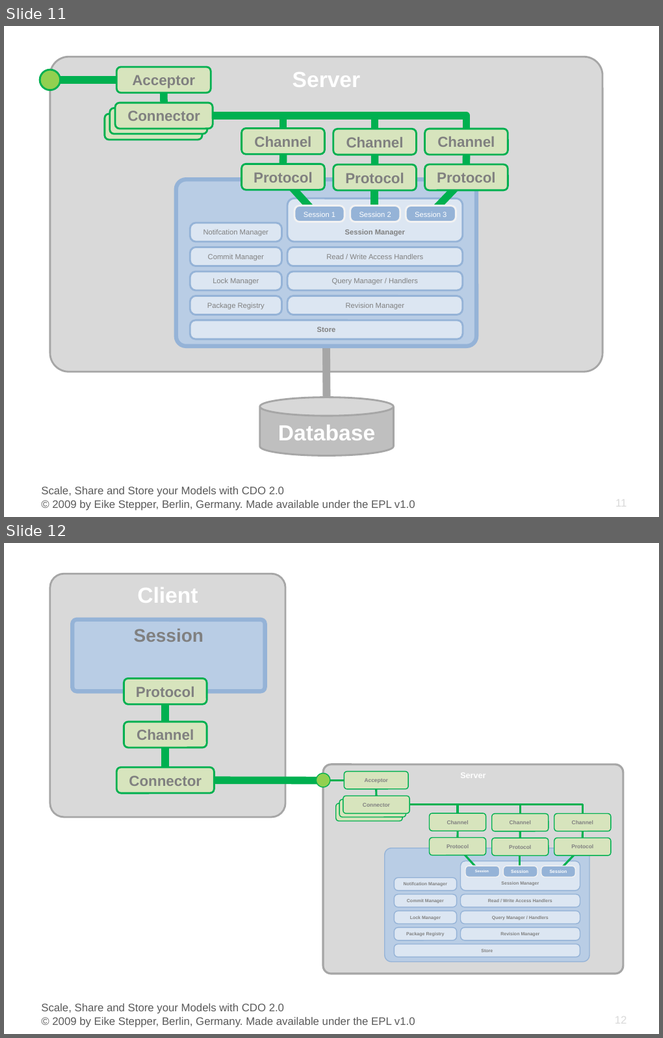
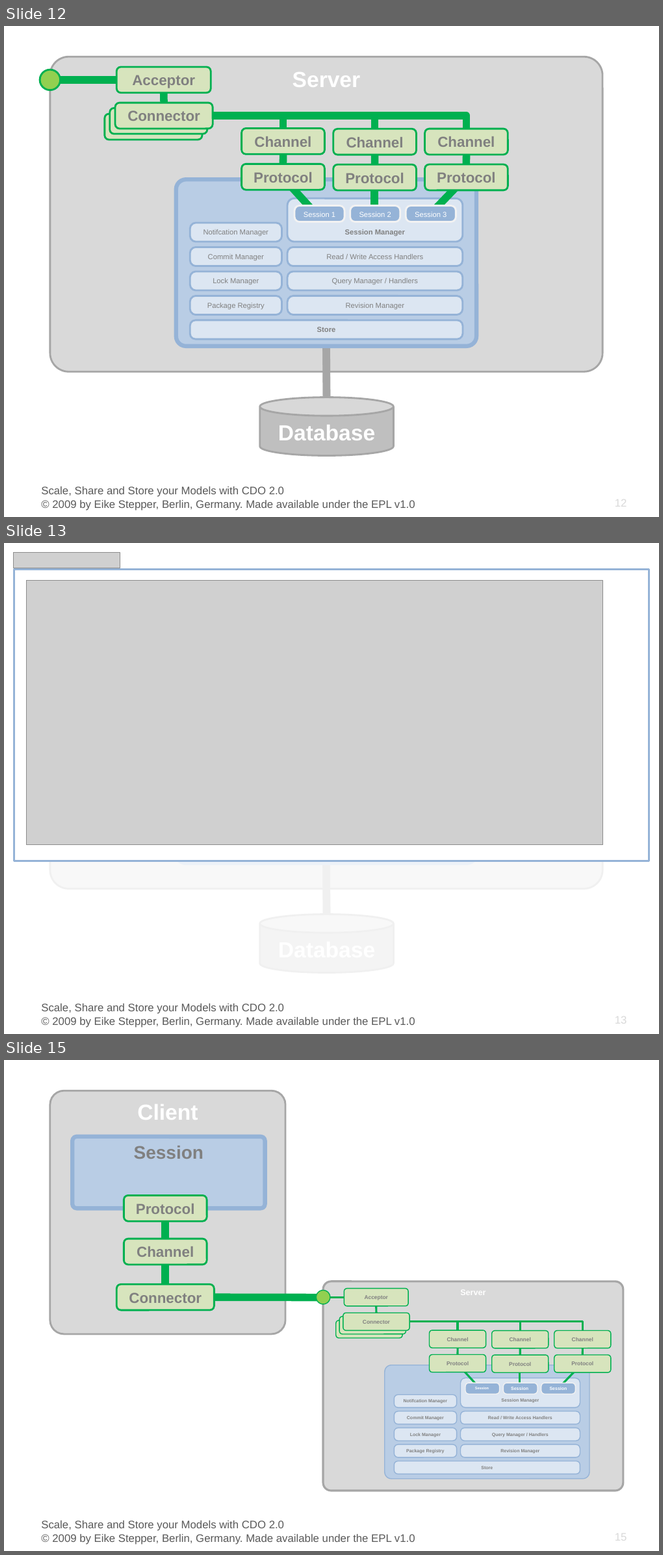
Before and after one commit to eclipse-cdo/cdo.www, a slide deck: documentation/presentations/EclipseCon_2009/CDO_EclipseCon_2009.pptx. Shown one above the other, each under a label of ours: slides 11 and 12 before the commit, slides 12, 13 and 15 after it; the slides between them are not shown. The pictures are 663x1038 and 663x1555 pixels, drawn with LibreOffice and Linux fonts; fonts in the diff are those of the drawing; grey boxes stand for pictures; background and template pictures are left out. Boxes give left, top, right and bottom in pixels: in the first picture for what was removed or moved away, otherwise in the second. Text is boxed around its words. In the diff, an @@ line names an element or a change of style, - is before the commit and + after.

```diff
--- a/documentation/presentations/EclipseCon_2009/CDO_EclipseCon_2009.pptx
+++ b/documentation/presentations/EclipseCon_2009/CDO_EclipseCon_2009.pptx
@@ slide 13 added at [4,543,659,1034], background #FFFFFF @@
@@ picture added at [14,553,120,568] @@
@@ rectangle added at [35,558,634,982], fill #FFFFFF at 84% opacity @@
@@ rectangle added at [14,569,649,861], fill #FFFFFF, outline #95B3D7 2 pt @@
@@ picture added at [26,580,603,845] @@
@@ rounded rectangle added at [50,574,602,889], fill #D9D9D9, outline #A6A6A6 2 pt, 24 pt, text #FFFFFF, bold @@
+Server
@@ rounded rectangle added at [176,696,477,863], fill #B9CDE5, outline #95B3D7 4.5 pt @@
@@ line added from (326, 863) to (327, 933), #A6A6A6 8.25 pt @@
@@ line added from (326, 856) to (327, 915), #A6A6A6 8.25 pt @@
@@ cylinder added at [260,915,394,973], fill #BFBFBF, outline #A6A6A6 2 pt, 24 pt, text #FFFFFF, bold @@
+Database
@@ text added at [41,1004,415,1028], 12 pt, text #595959 @@
+Scale, Share and Store your Models with CDO 2.0
+© 2009 by Eike Stepper, Berlin, Germany. Made available under the EPL v1.0
@@ page number added at [615,1015,627,1027], 12 pt, text #D9D9D9 @@
+13
@@ what was slide 11 is now slide 12 @@
@@ page number at [615,498,627,510]: text changed @@
-11
+12
@@ what was slide 12 is now slide 15 @@
@@ page number at [615,1532,627,1544]: text changed @@
-12
+15
```
Also in this commit, not shown: 5 slides changed, 4 other slides added, 1 other file.
